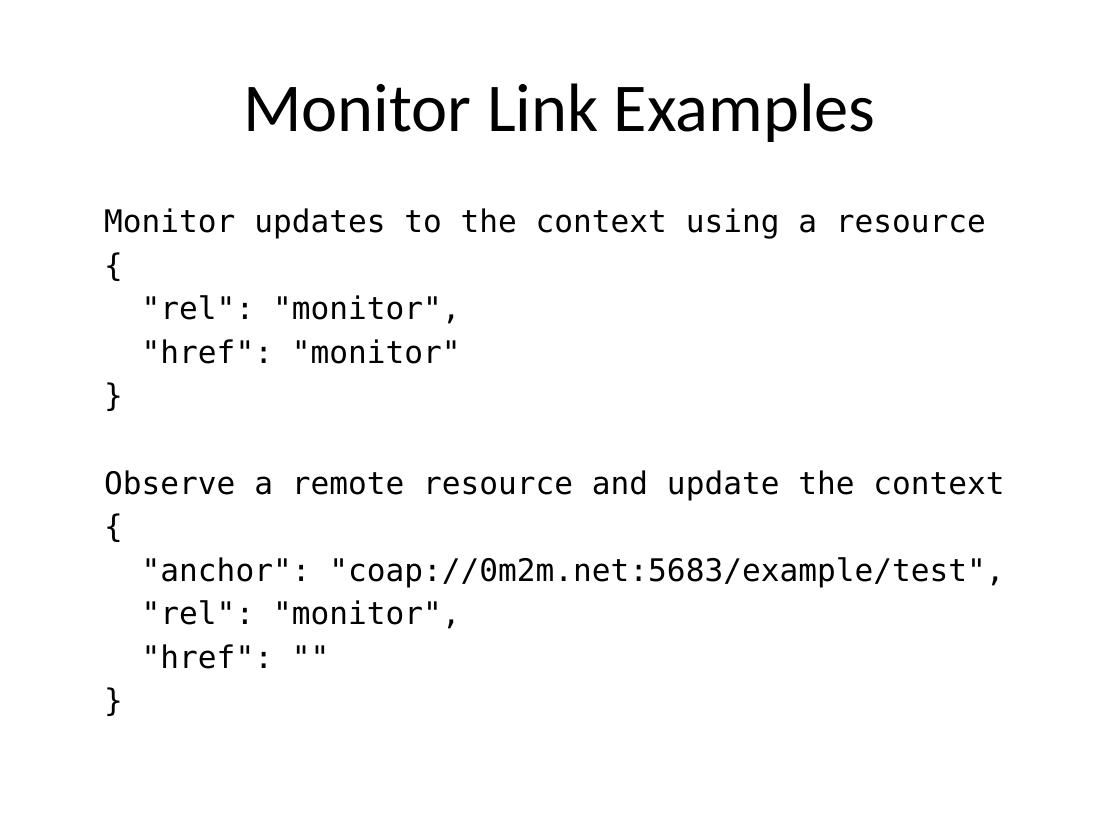
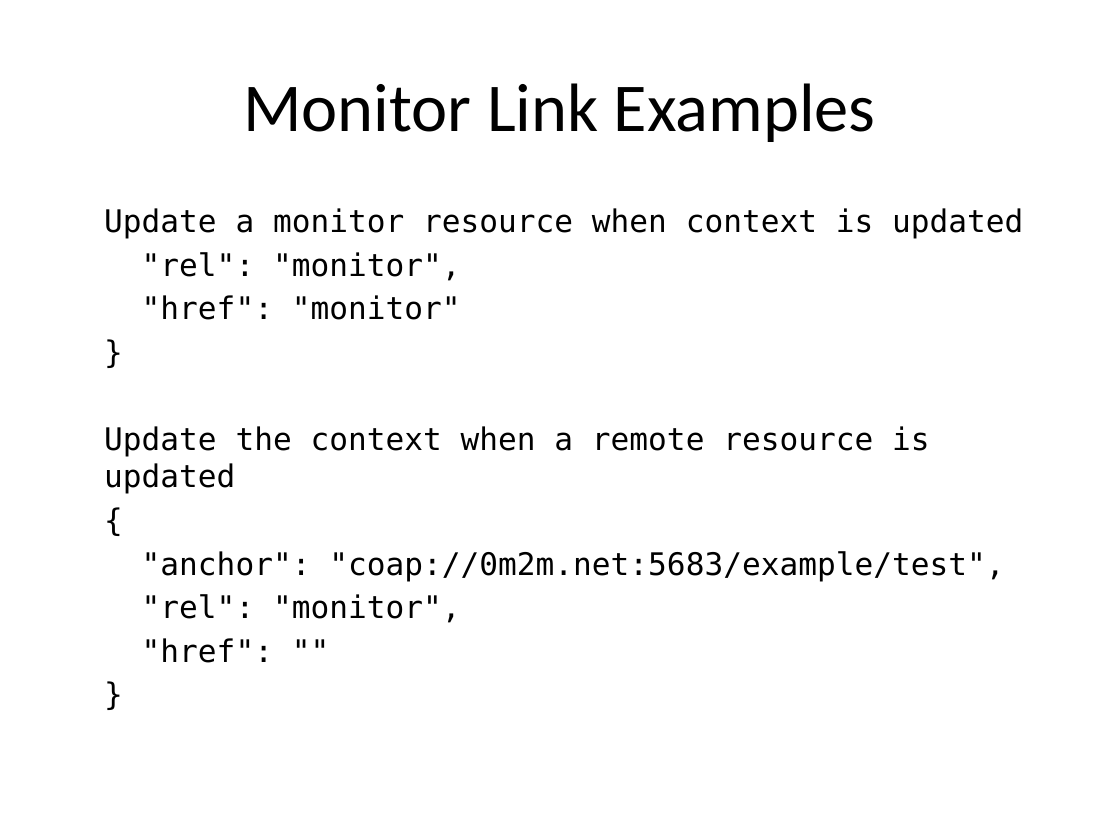
Before and after one commit to connectIOT/iotivity-servient, a slide deck: slide 7 of docs/RESTful Notification.pptx. Drawn at 1120x840 pixels with LibreOffice and Linux fonts; fonts in the diff are those of the drawing. Boxes give left, top, right and bottom in pixels: in the first picture for what was removed or moved away, otherwise in the second. Text is boxed around its words. In the diff, an @@ line names an element or a change of style, - is before the commit and + after.

```diff
--- a/docs/RESTful Notification.pptx
+++ b/docs/RESTful Notification.pptx
@@ text at [104,208,1023,239]: text changed @@
-Monitor updates to the context using a resource
-{
+Update a monitor resource when context is updated
@@ text at [104,426,930,494]: text changed @@
-Observe a remote resource and update the context
+Update the context when a remote resource is updated
```
Also in this commit, not shown: 2 other slides changed, 1 other file.
